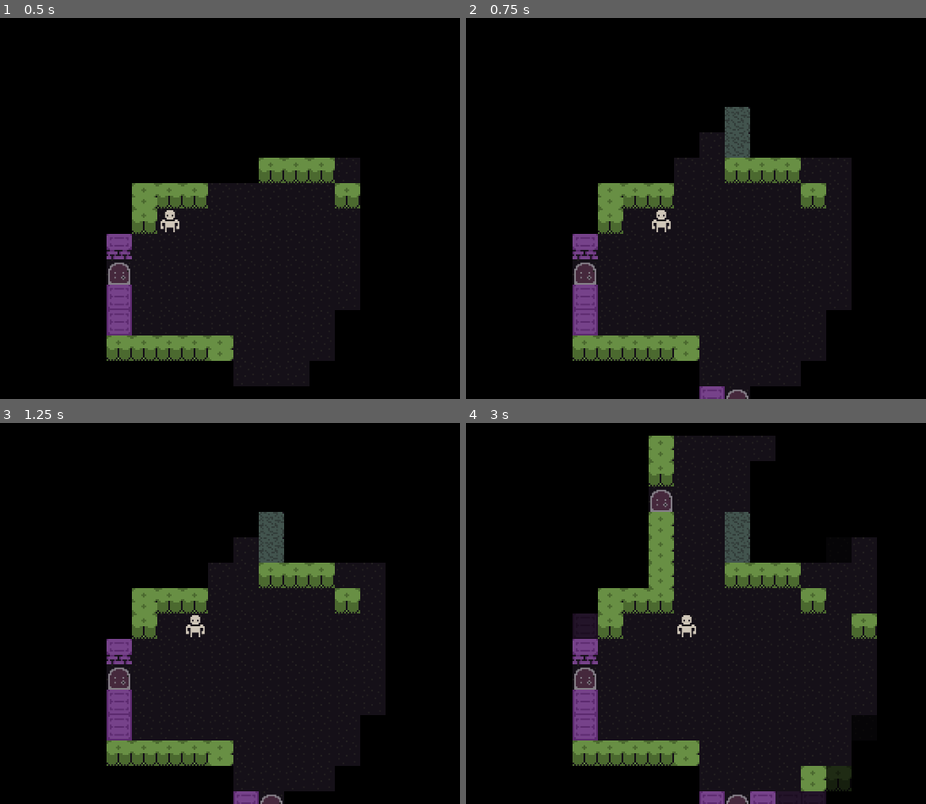
Above: before the commit, frames 1-4 (two rows, left to right).
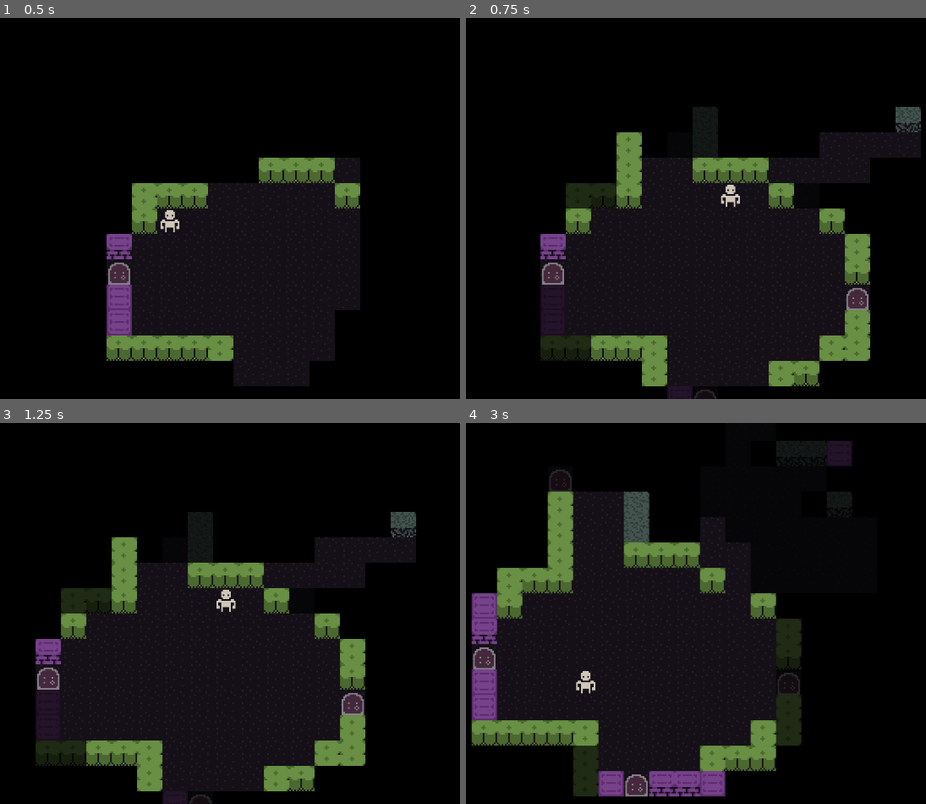
Above: after the commit, the same moments.

Repository: maxwell-github78/godot-roguelike
Game: Godot game, scene res://Game/game.tscn
Same seed, same stepped clock (60 frames per second), same inputs: the game is played once before the commit and once after it.
Inputs (mouse positions are in pixels of both pictures, inside the frame that each line leads up to):
- Up to frame 1 (0.5 s): no input
- Up to frame 2 (0.75 s): tap Enter at 0.5 s; move the mouse to (774, 189) at 0.52 s; hold Right (ui_right) from 0.53 s (still down); click (774, 189) at 0.6 s
- Up to frame 3 (1.25 s): keep holding Right (ui_right)
- Up to frame 4 (3 s): move the mouse to (489, 632) at 1.27 s; release Right (ui_right) at 1.28 s; hold Down (ui_down) 1.28-2.03 s; click (489, 632) at 1.35 s; move the mouse to (691, 529) at 2.02 s; hold Right (ui_right) 2.03-2.78 s; click (691, 529) at 2.1 s; move the mouse to (590, 689) at 2.77 s; hold Up (ui_up) from 2.78 s (still down); click (590, 689) at 2.85 s

Frame 1 is identical in both runs. In frame 2, 15% of the frame differs, in the area x 16-99%, y 23-100%; in frame 3, 17%; in frame 4, 25%, in the area x 1-90%, y 3-100%.

Commit message:
Added beginnings for mouse input

Diff:
--- a/Game/event_handler.gd
+++ b/Game/event_handler.gd
@@ -1,6 +1,7 @@
 class_name EventHandler
 extends Node
 
+@onready var game: Game = get_parent()
 
 func get_action() -> Action:
 	var action: Action = null
@@ -14,7 +15,18 @@
 	elif Input.is_action_just_pressed("ui_right"):
 		action = MovementAction.new(1, 0)
 
-	if Input.is_action_just_pressed("ui_cancel"):
+	elif Input.is_action_just_pressed("ui_click"):
+		var input_position: Vector2i = game.camera.get_global_mouse_position()
+		var map: MapData = game.get_map_data()
+		var grid_position: Vector2i = Grid.world_to_grid(input_position)
+		var tile: Tile = map.get_tile_xy(grid_position.x, grid_position.y)
+		if tile.is_explored:
+			var delta: Vector2i = grid_position - game.player.grid_position
+			action = MovementAction.new(delta.x, delta.y)
+
+
+
+	elif Input.is_action_just_pressed("ui_cancel"):
 		action = EscapeAction.new()
 
 
--- a/Map/dungeon_generator.gd
+++ b/Map/dungeon_generator.gd
@@ -64,7 +64,7 @@
 	var features: int = 0
 	var attempts: int = 0
 	var feature_type: String = "room"
-	while len(feature_bounds) < 0.30 * map_width * map_height and len(marks) > 0 and attempts < 5000:
+	while len(feature_bounds) < 0.15 * map_width * map_height and len(marks) > 0 and attempts < 5000:
 	#while features < 1 and attempts < 5000:
 		attempts += 1
 		var feature_number := _rng.randi_range(0, 99)
--- a/project.godot
+++ b/project.godot
@@ -26,6 +26,14 @@
 window/stretch/mode="canvas_items"
 window/stretch/scale_mode="integer"
 
+[input]
+
+ui_click={
+"deadzone": 0.2,
+"events": [Object(InputEventMouseButton,"resource_local_to_scene":false,"resource_name":"","device":-1,"window_id":0,"alt_pressed":false,"shift_pressed":false,"ctrl_pressed":false,"meta_pressed":false,"button_mask":0,"position":Vector2(0, 0),"global_position":Vector2(0, 0),"factor":1.0,"button_index":1,"canceled":false,"pressed":false,"double_click":false,"script":null)
+]
+}
+
 [physics]
 
 3d/physics_engine="Jolt Physics"
